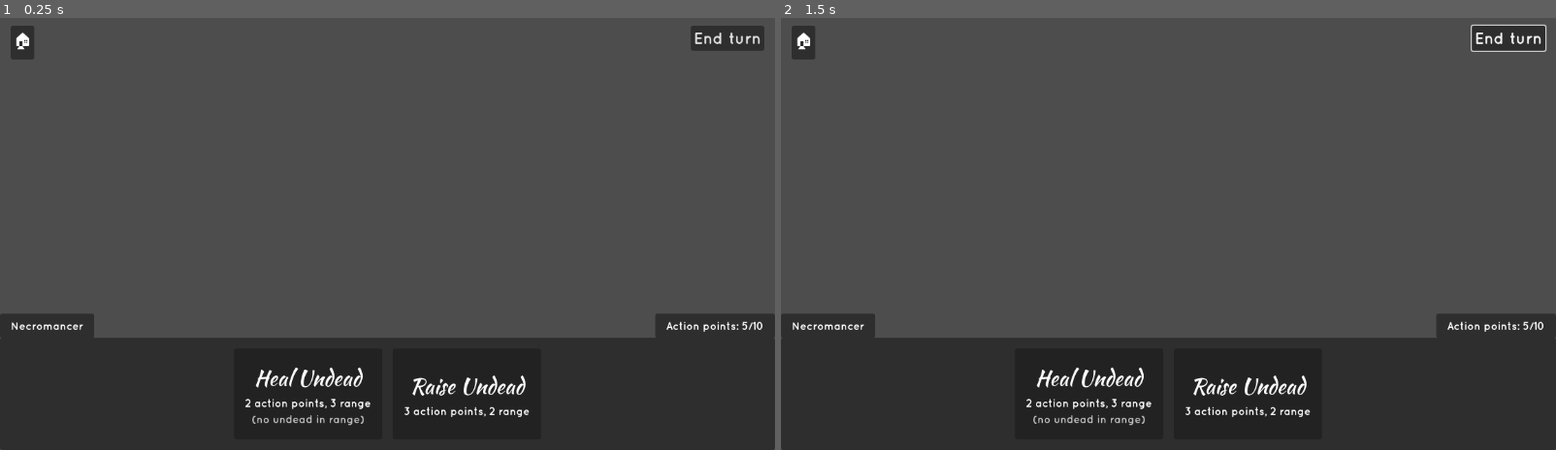
Above: before the commit, frames 1-2 (left to right).
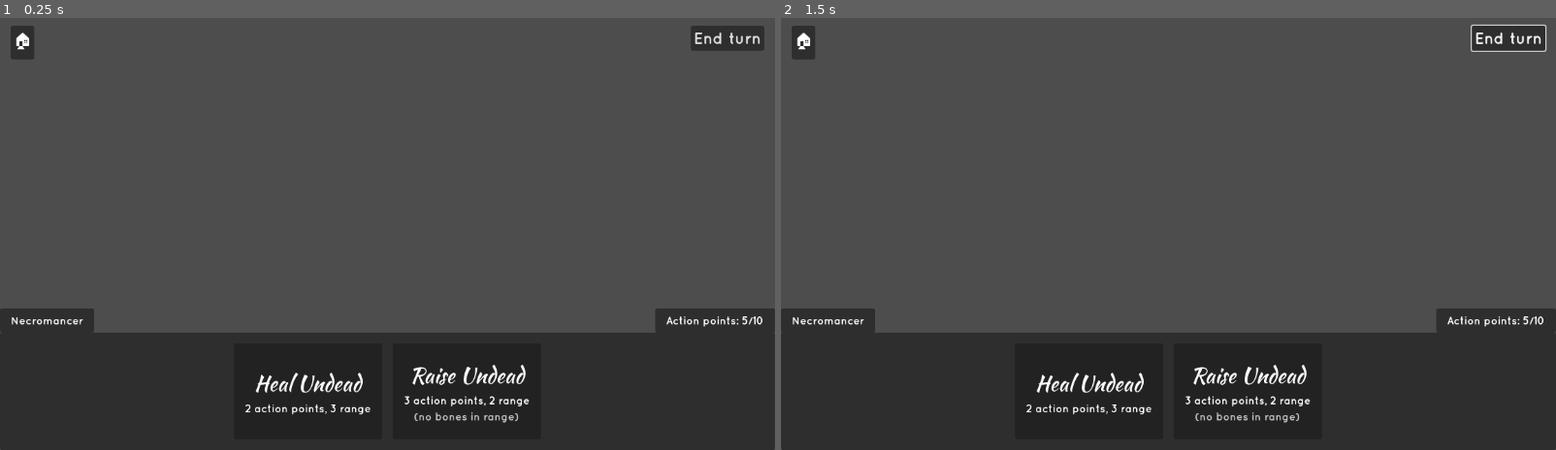
Above: after the commit, the same moments.

Repository: HedgeLizards/tomb_raiser
Game: Godot game, scene res://scenes/ui.tscn
Two runs of this game, one before a commit and one after it. Both use one fixed random seed, a clock stepped at 60 frames per second and the inputs below. This scene is started directly instead of the project's main scene.
Inputs (mouse positions are in pixels of both pictures, inside the frame that each line leads up to):
- Up to frame 1 (0.25 s): no input
- Up to frame 2 (1.5 s): click "End turn" at 0.5 s; tap Enter at 1.25 s; move the mouse to (1339, 212) at 1.27 s; hold Right from 1.28 s (still down); click (1339, 212) at 1.42 s

The runs differ from the first frame. In frame 1, 3.1% of the frame differs, in the area x 0-100%, y 67-95%; in frame 2, 3.1%.

Commit message:
Fill the selection UI from code

Diff:
--- a/code/ui.gd
+++ b/code/ui.gd
@@ -1,4 +1,28 @@
 extends CanvasLayer
+
+const UIAction = preload('res://scenes/ui_action.tscn')
+
+func _ready():
+	%Title/MarginContainer/HBoxContainer/Label.text = 'Necromancer'
+	%Stats/MarginContainer/HBoxContainer/Label.text = 'Action points: 5/10'
+
+	add_action('Heal Undead', {
+		'action points': 2,
+		'range': 3,
+	}, null)
+	add_action('Raise Undead', {
+		'action points': 3,
+		'range': 2,
+	}, 'no bones in range')
+
+	$Selection.visible = true
+
+func add_action(title, stats, disabled_reason):
+	var ui_action = UIAction.instantiate()
+
+	ui_action.setUp(title, stats, disabled_reason)
+
+	%Actions.add_child(ui_action)
 
 func _on_quit_gui_input(event):
 	if event is InputEventMouseButton and event.button_index == MOUSE_BUTTON_LEFT and event.pressed:
--- /dev/null
+++ b/code/ui_action.gd
@@ -0,0 +1,16 @@
+extends PanelContainer
+
+func setUp(title, stats, disabled_reason):
+	$MarginContainer/VBoxContainer/Title.text = title
+
+	var stats_label = []
+
+	for key in stats:
+		stats_label.push_back('%d %s' % [stats[key], key])
+
+	$MarginContainer/VBoxContainer/Stats/Label.text = ', '.join(stats_label)
+
+	if disabled_reason == null:
+		$MarginContainer/VBoxContainer/DisabledReason.visible = false
+	else:
+		$MarginContainer/VBoxContainer/DisabledReason.text = '(%s)' % disabled_reason
--- a/scenes/ui.tscn
+++ b/scenes/ui.tscn
@@ -1,6 +1,5 @@
-[gd_scene load_steps=4 format=3 uid="uid://cyerdrm61isi0"]
+[gd_scene load_steps=3 format=3 uid="uid://cyerdrm61isi0"]
 
-[ext_resource type="FontFile" uid="uid://cnscda1b375x8" path="res://fonts/KaushanScript-Regular.otf" id="1_0r02a"]
 [ext_resource type="Script" path="res://code/ui.gd" id="1_h1b74"]
 [ext_resource type="FontFile" uid="uid://c5lt350go4m85" path="res://fonts/Quicksand-Bold.otf" id="2_qxa3q"]
 
@@ -50,20 +49,22 @@
 theme_override_font_sizes/font_size = 24
 text = "End turn"
 
-[node name="Bottom" type="VBoxContainer" parent="."]
+[node name="Selection" type="VBoxContainer" parent="."]
+visible = false
 anchors_preset = 12
 anchor_top = 1.0
 anchor_right = 1.0
 anchor_bottom = 1.0
-offset_top = -63.0
+offset_top = -40.0
 grow_horizontal = 2
 grow_vertical = 0
 theme_override_constants/separation = 0
 
-[node name="Control" type="Control" parent="Bottom"]
+[node name="Control" type="Control" parent="Selection"]
 layout_mode = 2
 
-[node name="Title" type="PanelContainer" parent="Bottom/Control"]
+[node name="Title" type="PanelContainer" parent="Selection/Control"]
+unique_name_in_owner = true
 layout_mode = 1
 anchors_preset = 2
 anchor_top = 1.0
@@ -72,22 +73,22 @@
 offset_right = 40.0
 grow_vertical = 0
 
-[node name="MarginContainer" type="MarginContainer" parent="Bottom/Control/Title"]
+[node name="MarginContainer" type="MarginContainer" parent="Selection/Control/Title"]
 layout_mode = 2
 theme_override_constants/margin_left = 16
 theme_override_constants/margin_top = 8
 theme_override_constants/margin_right = 16
 theme_override_constants/margin_bottom = 8
 
-[node name="HBoxContainer" type="HBoxContainer" parent="Bottom/Control/Title/MarginContainer"]
+[node name="HBoxContainer" type="HBoxContainer" parent="Selection/Control/Title/MarginContainer"]
 layout_mode = 2
 
-[node name="Label" type="Label" parent="Bottom/Control/Title/MarginContainer/HBoxContainer"]
+[node name="Label" type="Label" parent="Selection/Control/Title/MarginContainer/HBoxContainer"]
 layout_mode = 2
 theme_override_fonts/font = ExtResource("2_qxa3q")
-text = "Necromancer"
 
-[node name="ActionPoints" type="PanelContainer" parent="Bottom/Control"]
+[node name="Stats" type="PanelContainer" parent="Selection/Control"]
+unique_name_in_owner = true
 layout_mode = 1
 anchors_preset = 3
 anchor_left = 1.0
@@ -99,128 +100,51 @@
 grow_horizontal = 0
 grow_vertical = 0
 
-[node name="MarginContainer" type="MarginContainer" parent="Bottom/Control/ActionPoints"]
+[node name="MarginContainer" type="MarginContainer" parent="Selection/Control/Stats"]
 layout_mode = 2
 theme_override_constants/margin_left = 16
 theme_override_constants/margin_top = 8
 theme_override_constants/margin_right = 16
 theme_override_constants/margin_bottom = 8
 
-[node name="HBoxContainer" type="HBoxContainer" parent="Bottom/Control/ActionPoints/MarginContainer"]
+[node name="HBoxContainer" type="HBoxContainer" parent="Selection/Control/Stats/MarginContainer"]
 layout_mode = 2
 
-[node name="Label" type="Label" parent="Bottom/Control/ActionPoints/MarginContainer/HBoxContainer"]
+[node name="Label" type="Label" parent="Selection/Control/Stats/MarginContainer/HBoxContainer"]
 layout_mode = 2
 theme_override_fonts/font = ExtResource("2_qxa3q")
 text = "Action points: 5/10"
 
-[node name="ScrollContainer" type="ScrollContainer" parent="Bottom"]
+[node name="ScrollContainer" type="ScrollContainer" parent="Selection"]
 layout_mode = 2
 vertical_scroll_mode = 0
 
-[node name="PanelContainer" type="PanelContainer" parent="Bottom/ScrollContainer"]
+[node name="PanelContainer" type="PanelContainer" parent="Selection/ScrollContainer"]
 layout_mode = 2
 size_flags_horizontal = 3
 size_flags_vertical = 3
 
-[node name="MarginContainer" type="MarginContainer" parent="Bottom/ScrollContainer/PanelContainer"]
+[node name="MarginContainer" type="MarginContainer" parent="Selection/ScrollContainer/PanelContainer"]
 layout_mode = 2
 theme_override_constants/margin_left = 16
 theme_override_constants/margin_top = 16
 theme_override_constants/margin_right = 16
 theme_override_constants/margin_bottom = 16
 
-[node name="Actions" type="HBoxContainer" parent="Bottom/ScrollContainer/PanelContainer/MarginContainer"]
+[node name="Actions" type="HBoxContainer" parent="Selection/ScrollContainer/PanelContainer/MarginContainer"]
+unique_name_in_owner = true
 layout_mode = 2
 size_flags_horizontal = 4
 theme_override_constants/separation = 16
 
-[node name="Action1" type="PanelContainer" parent="Bottom/ScrollContainer/PanelContainer/MarginContainer/Actions"]
-layout_mode = 2
-mouse_default_cursor_shape = 2
-
-[node name="MarginContainer" type="MarginContainer" parent="Bottom/ScrollContainer/PanelContainer/MarginContainer/Actions/Action1"]
-layout_mode = 2
-theme_override_constants/margin_left = 16
-theme_override_constants/margin_top = 16
-theme_override_constants/margin_right = 16
-theme_override_constants/margin_bottom = 16
-
-[node name="VBoxContainer" type="VBoxContainer" parent="Bottom/ScrollContainer/PanelContainer/MarginContainer/Actions/Action1/MarginContainer"]
-layout_mode = 2
-alignment = 1
-
-[node name="Name" type="Label" parent="Bottom/ScrollContainer/PanelContainer/MarginContainer/Actions/Action1/MarginContainer/VBoxContainer"]
-layout_mode = 2
-size_flags_horizontal = 4
-theme_override_fonts/font = ExtResource("1_0r02a")
-theme_override_font_sizes/font_size = 32
-text = "Heal Undead"
-
-[node name="Stats" type="HBoxContainer" parent="Bottom/ScrollContainer/PanelContainer/MarginContainer/Actions/Action1/MarginContainer/VBoxContainer"]
-layout_mode = 2
-size_flags_horizontal = 4
-
-[node name="Label" type="Label" parent="Bottom/ScrollContainer/PanelContainer/MarginContainer/Actions/Action1/MarginContainer/VBoxContainer/Stats"]
+[node name="Description" type="Label" parent="Selection/ScrollContainer/PanelContainer/MarginContainer"]
+unique_name_in_owner = true
+custom_minimum_size = Vector2(0, 135)
 layout_mode = 2
 theme_override_fonts/font = ExtResource("2_qxa3q")
-theme_override_font_sizes/font_size = 16
-text = "2 action points, 3 range"
-
-[node name="Error" type="Label" parent="Bottom/ScrollContainer/PanelContainer/MarginContainer/Actions/Action1/MarginContainer/VBoxContainer"]
-layout_mode = 2
-size_flags_horizontal = 4
-theme_override_colors/font_color = Color(0.768627, 0.768627, 0.768627, 1)
-theme_override_fonts/font = ExtResource("2_qxa3q")
-theme_override_font_sizes/font_size = 16
-text = "(no undead in range)"
-
-[node name="Action2" type="PanelContainer" parent="Bottom/ScrollContainer/PanelContainer/MarginContainer/Actions"]
-layout_mode = 2
-mouse_default_cursor_shape = 2
-
-[node name="MarginContainer" type="MarginContainer" parent="Bottom/ScrollContainer/PanelContainer/MarginContainer/Actions/Action2"]
-layout_mode = 2
-theme_override_constants/margin_left = 16
-theme_override_constants/margin_top = 16
-theme_override_constants/margin_right = 16
-theme_override_constants/margin_bottom = 16
-
-[node name="VBoxContainer" type="VBoxContainer" parent="Bottom/ScrollContainer/PanelContainer/MarginContainer/Actions/Action2/MarginContainer"]
-layout_mode = 2
-alignment = 1
-
-[node name="Name" type="Label" parent="Bottom/ScrollContainer/PanelContainer/MarginContainer/Actions/Action2/MarginContainer/VBoxContainer"]
-layout_mode = 2
-size_flags_horizontal = 4
-theme_override_fonts/font = ExtResource("1_0r02a")
-theme_override_font_sizes/font_size = 32
-text = "Raise Undead"
-
-[node name="Stats" type="HBoxContainer" parent="Bottom/ScrollContainer/PanelContainer/MarginContainer/Actions/Action2/MarginContainer/VBoxContainer"]
-layout_mode = 2
-size_flags_horizontal = 4
-
-[node name="Label" type="Label" parent="Bottom/ScrollContainer/PanelContainer/MarginContainer/Actions/Action2/MarginContainer/VBoxContainer/Stats"]
-layout_mode = 2
-theme_override_fonts/font = ExtResource("2_qxa3q")
-theme_override_font_sizes/font_size = 16
-text = "3 action points, 2 range"
-
-[node name="Error" type="Label" parent="Bottom/ScrollContainer/PanelContainer/MarginContainer/Actions/Action2/MarginContainer/VBoxContainer"]
-visible = false
-layout_mode = 2
-size_flags_horizontal = 4
-theme_override_colors/font_color = Color(0.768627, 0.768627, 0.768627, 1)
-theme_override_fonts/font = ExtResource("2_qxa3q")
-theme_override_font_sizes/font_size = 16
-text = "(no bones in range)"
-
-[node name="Description" type="Label" parent="Bottom/ScrollContainer/PanelContainer/MarginContainer"]
-visible = false
-layout_mode = 2
-text = "Tile / enemy description goes here."
+theme_override_font_sizes/font_size = 24
 horizontal_alignment = 1
+vertical_alignment = 1
 autowrap_mode = 3
 
 [connection signal="gui_input" from="Quit" to="." method="_on_quit_gui_input"]
--- /dev/null
+++ b/scenes/ui_action.tscn
@@ -0,0 +1,42 @@
+[gd_scene load_steps=4 format=3 uid="uid://bu4wn36lrk5at"]
+
+[ext_resource type="FontFile" uid="uid://cnscda1b375x8" path="res://fonts/KaushanScript-Regular.otf" id="1_i6qc0"]
+[ext_resource type="Script" path="res://code/ui_action.gd" id="1_ksftg"]
+[ext_resource type="FontFile" uid="uid://c5lt350go4m85" path="res://fonts/Quicksand-Bold.otf" id="2_v2tc8"]
+
+[node name="UIAction" type="PanelContainer"]
+mouse_default_cursor_shape = 2
+script = ExtResource("1_ksftg")
+
+[node name="MarginContainer" type="MarginContainer" parent="."]
+layout_mode = 2
+theme_override_constants/margin_left = 16
+theme_override_constants/margin_top = 16
+theme_override_constants/margin_right = 16
+theme_override_constants/margin_bottom = 16
+
+[node name="VBoxContainer" type="VBoxContainer" parent="MarginContainer"]
+layout_mode = 2
+alignment = 1
+
+[node name="Title" type="Label" parent="MarginContainer/VBoxContainer"]
+layout_mode = 2
+size_flags_horizontal = 4
+theme_override_fonts/font = ExtResource("1_i6qc0")
+theme_override_font_sizes/font_size = 32
+
+[node name="Stats" type="HBoxContainer" parent="MarginContainer/VBoxContainer"]
+layout_mode = 2
+size_flags_horizontal = 4
+
+[node name="Label" type="Label" parent="MarginContainer/VBoxContainer/Stats"]
+layout_mode = 2
+theme_override_fonts/font = ExtResource("2_v2tc8")
+theme_override_font_sizes/font_size = 16
+
+[node name="DisabledReason" type="Label" parent="MarginContainer/VBoxContainer"]
+layout_mode = 2
+size_flags_horizontal = 4
+theme_override_colors/font_color = Color(0.768627, 0.768627, 0.768627, 1)
+theme_override_fonts/font = ExtResource("2_v2tc8")
+theme_override_font_sizes/font_size = 16
